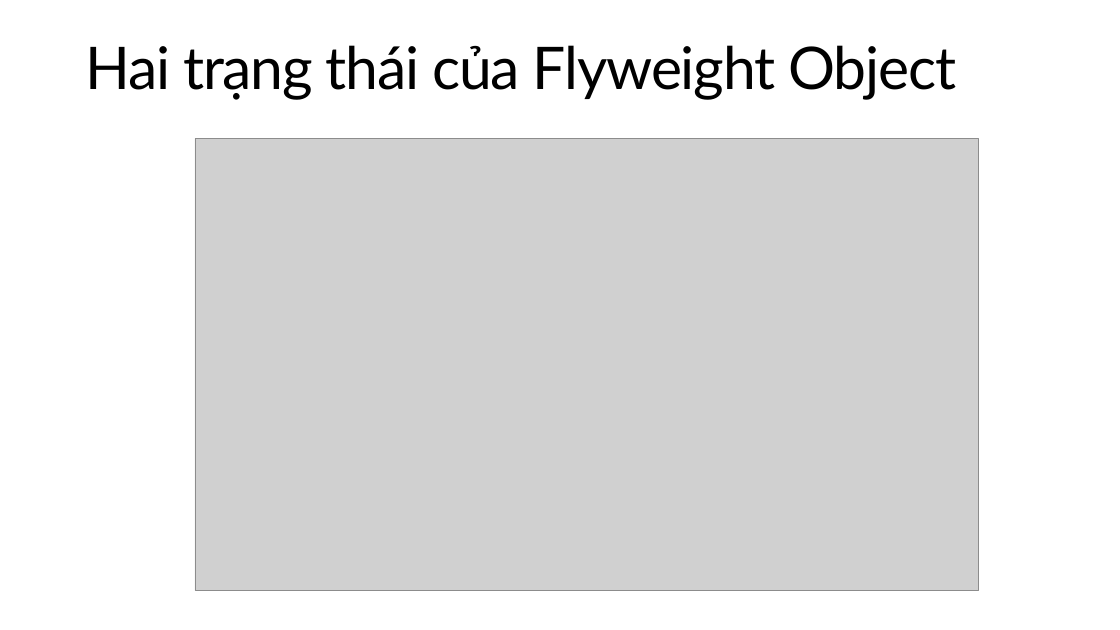
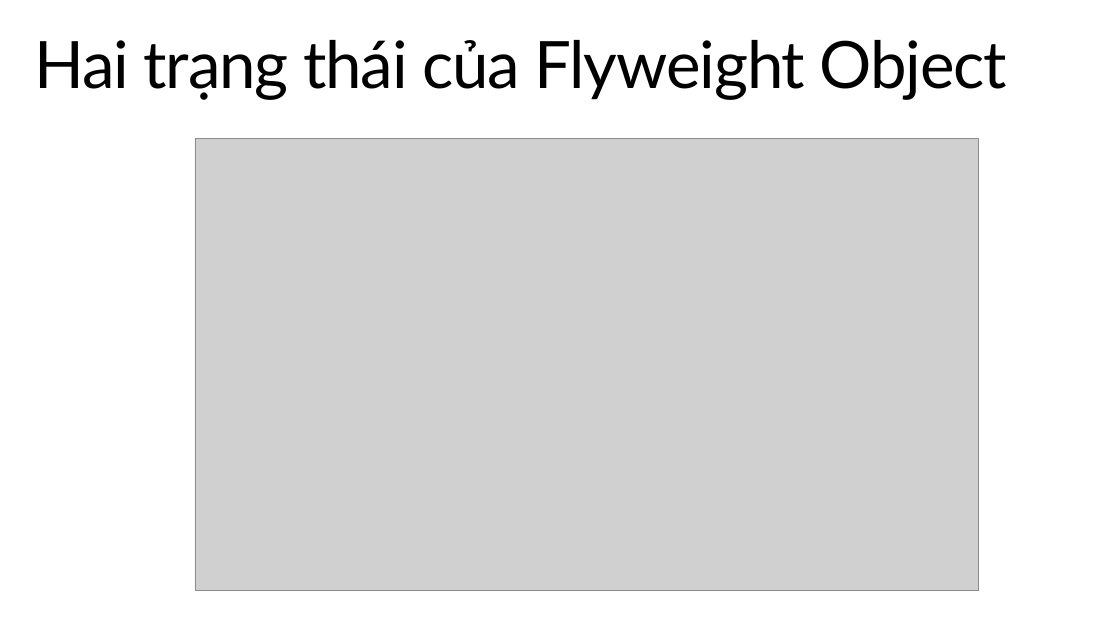
Before and after one commit to CyTruong/DesignParternLearning, a slide deck: slide 3 of DesignPartern/Asset/Flyweight.pptx. Drawn at 1120x630 pixels with LibreOffice and Linux fonts; fonts in the diff are those of the drawing; grey boxes stand for pictures. Boxes give left, top, right and bottom in pixels: in the first picture for what was removed or moved away, otherwise in the second. Text is boxed around its words. In the diff, an @@ line names an element or a change of style, - is before the commit and + after.

```diff
--- a/DesignPartern/Asset/Flyweight.pptx
+++ b/DesignPartern/Asset/Flyweight.pptx
@@ title "Hai trạng thái của Flyweight ..." at [34, 40, 1007, 100]: size 50.4 to 56 pt @@
```
Also in this commit, not shown: 3 other slides changed, 27 other files.
